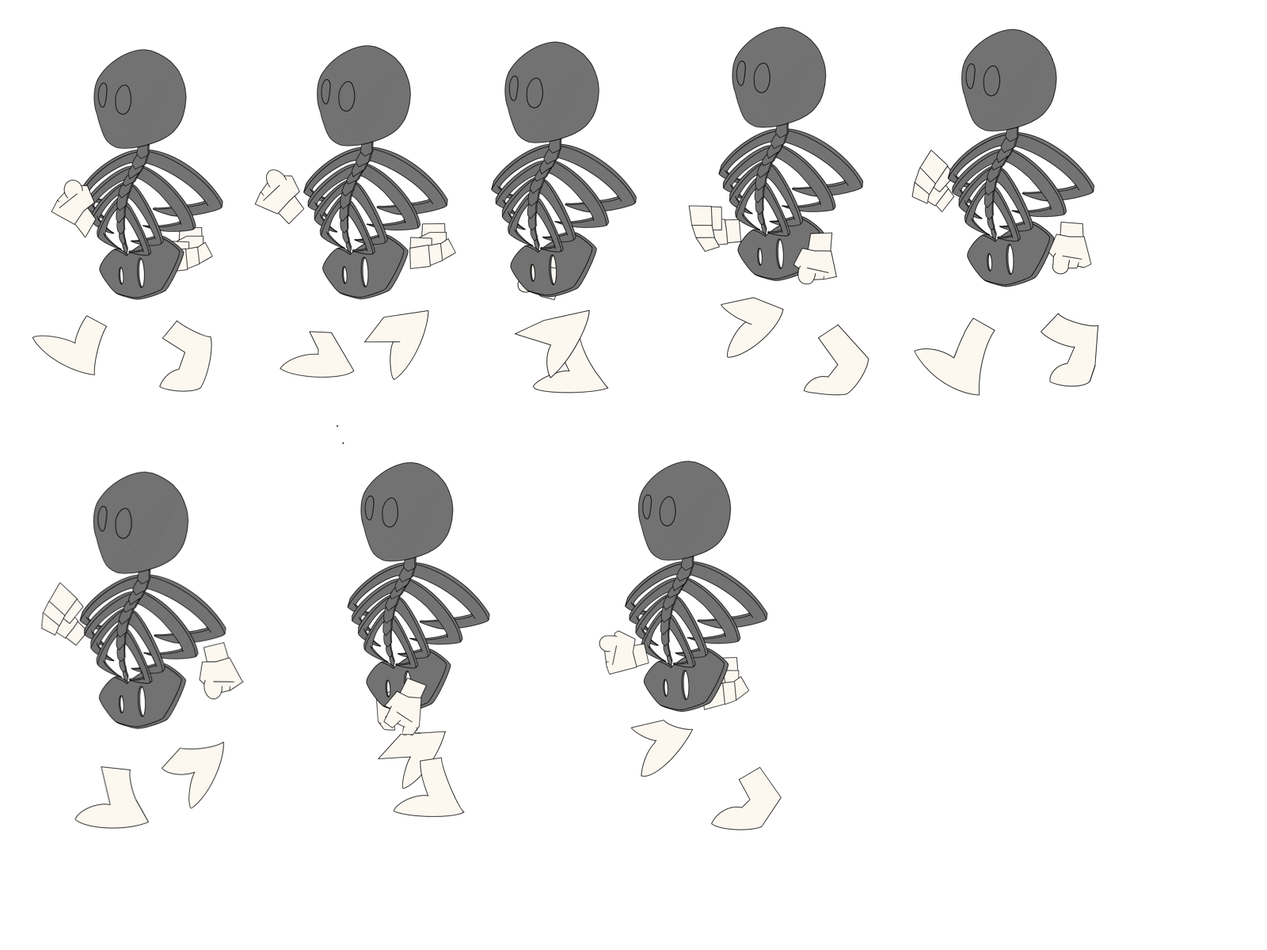
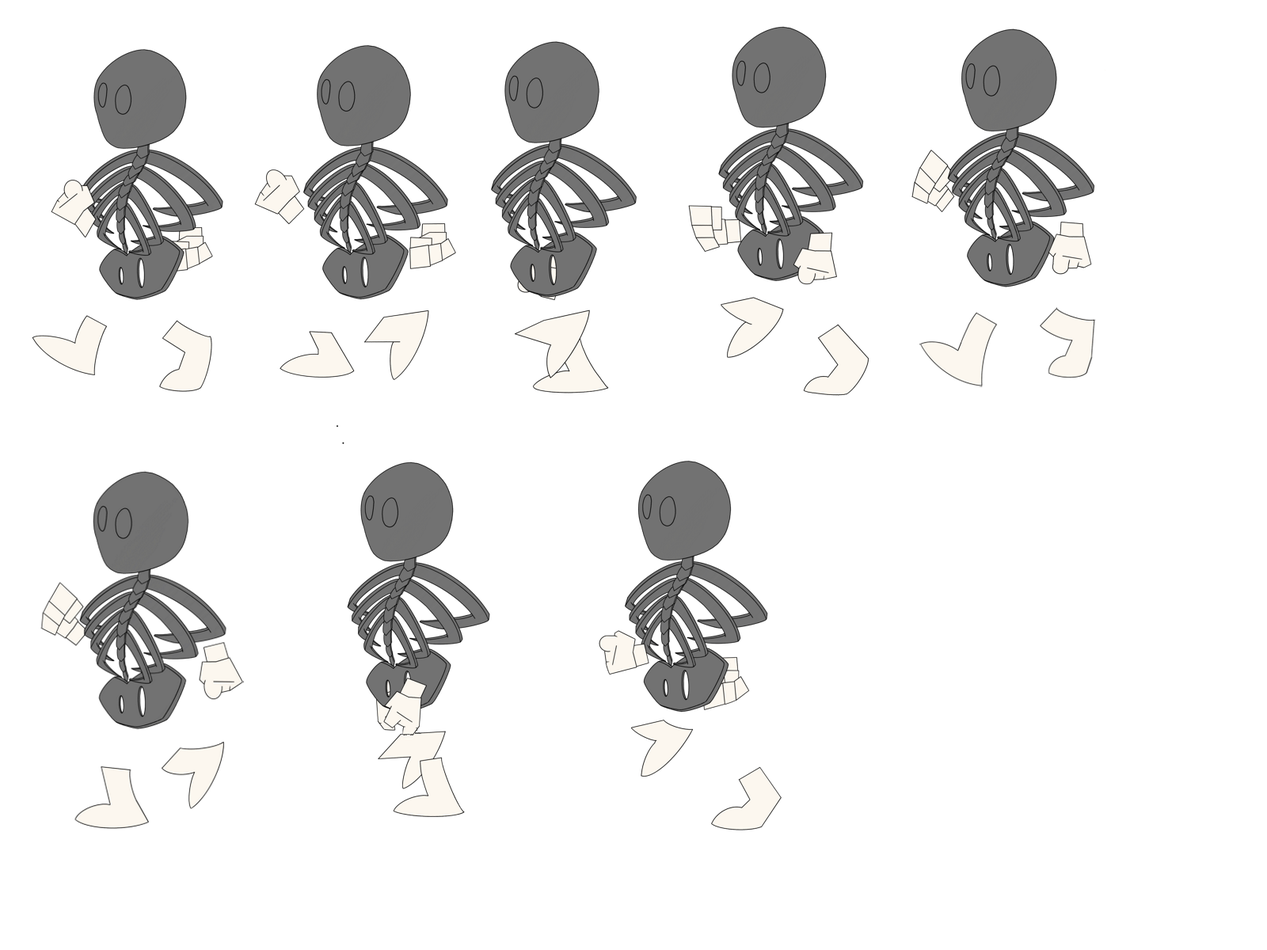
Before/after of a 1267px x 950px layered artwork. What changed in the layer stack:
painted on "5.5.png" over bbox(913, 307, 1099, 396)
